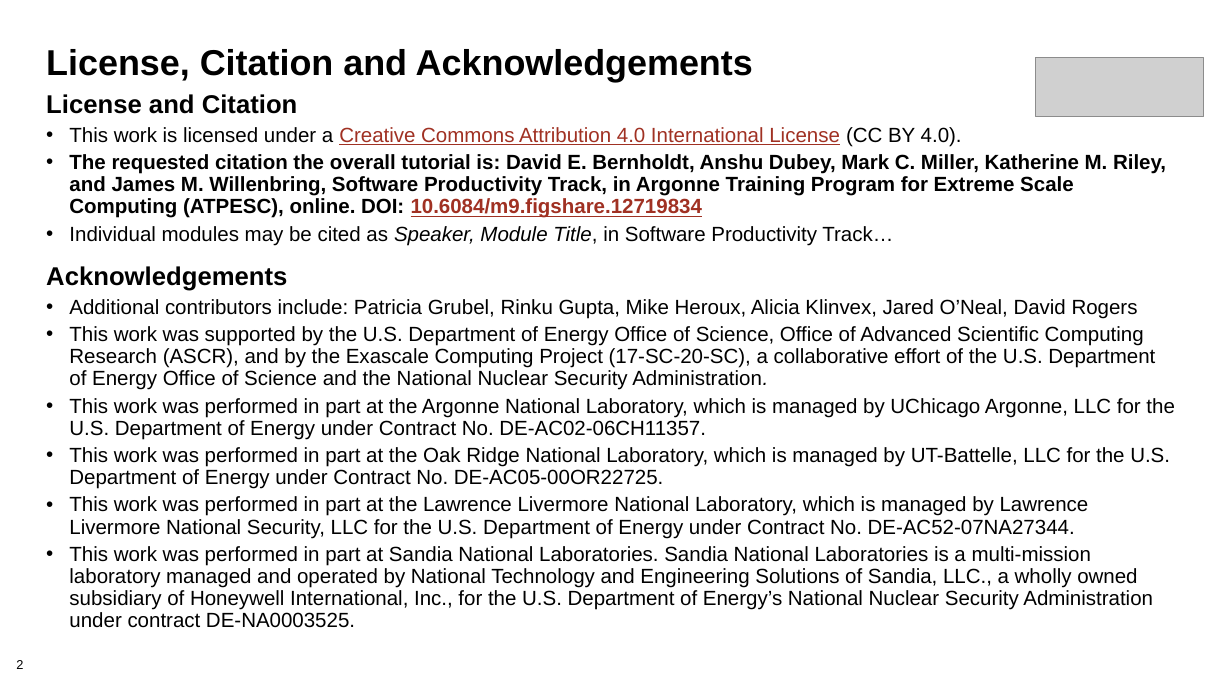
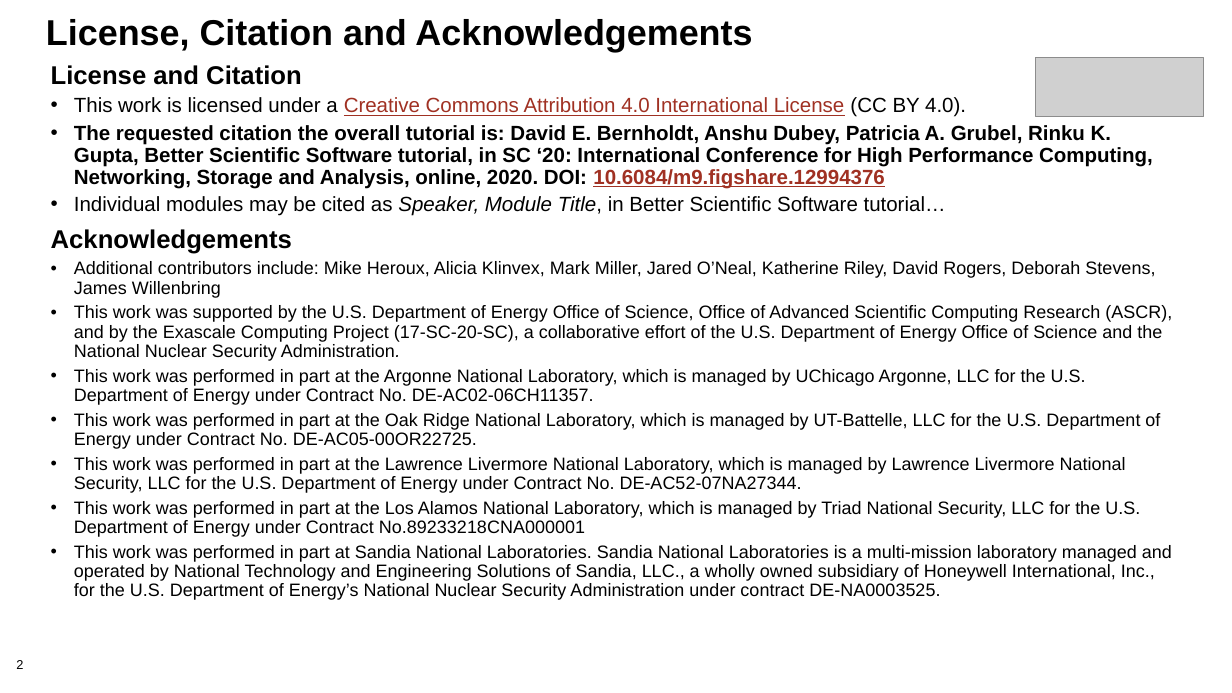
Before and after one commit to bssw-tutorial/presentations, a slide deck: slide 2 of SC20-reproducibility.pptx. Drawn at 1232x693 pixels with LibreOffice and Linux fonts; fonts in the diff are those of the drawing; grey boxes stand for pictures; background and template pictures are left out. Boxes give left, top, right and bottom in pixels: in the first picture for what was removed or moved away, otherwise in the second. Text is boxed around its words. In the diff, an @@ line names an element or a change of style, - is before the commit and + after.

```diff
--- a/SC20-reproducibility.pptx
+++ b/SC20-reproducibility.pptx
@@ title "License, Citation and Acknowledgements": place and size @@
-title "License, Citation and Acknowledgements" at [46, 49, 753, 82]
+title "License, Citation and Acknowledgements" at [46, 19, 752, 52]
@@ text "License and Citation": place and size @@
-text "License and Citation" at [46, 94, 1174, 628]
+text "License and Citation" at [51, 65, 1172, 600]
@@ text at [74, 125, 1153, 216]: text changed @@
-• The requested citation the overall tutorial is: David E. Bernholdt, Anshu Dubey, Mark C. Miller, Katherine M. Riley, and James M. Willenbring, Software Productivity Track, in Argonne Training Program for Extreme Scale Computing (ATPESC), online. DOI: 10.6084/m9.figshare.12719834
-• Individual modules may be cited as Speaker, Module Title, in Software Productivity Track…
+• The requested citation the overall tutorial is: David E. Bernholdt, Anshu Dubey, Patricia A. Grubel, Rinku K. Gupta, Better Scientific Software tutorial, in SC ‘20: International Conference for High Performance Computing, Networking, Storage and Analysis, online, 2020. DOI: 10.6084/m9.figshare.12994376
+• Individual modules may be cited as Speaker, Module Title, in Better Scientific Software tutorial…
@@ text at [51, 229, 1172, 600]: size 16 to 14 pt in "This work was supported by the U.S. ...", "This work was performed in part at ...", "This work was performed in part at ...", "This work was performed in part at ..." and 1 more places; less space between paragraphs @@
@@ text at [74, 261, 1155, 298]: text changed; size 16 to 14 pt @@
-• Additional contributors include: Patricia Grubel, Rinku Gupta, Mike Heroux, Alicia Klinvex, Jared O’Neal, David Rogers
+• Additional contributors include: Mike Heroux, Alicia Klinvex, Mark Miller, Jared O’Neal, Katherine Riley, David Rogers, Deborah Stevens, James Willenbring
@@ text at [74, 501, 1140, 537]: paragraph added @@
+• This work was performed in part at the Los Alamos National Laboratory, which is managed by Triad National Security, LLC for the U.S. Department of Energy under Contract No.89233218CNA000001
```
Also in this commit, not shown: 3 other slides changed, 2 slides added.
